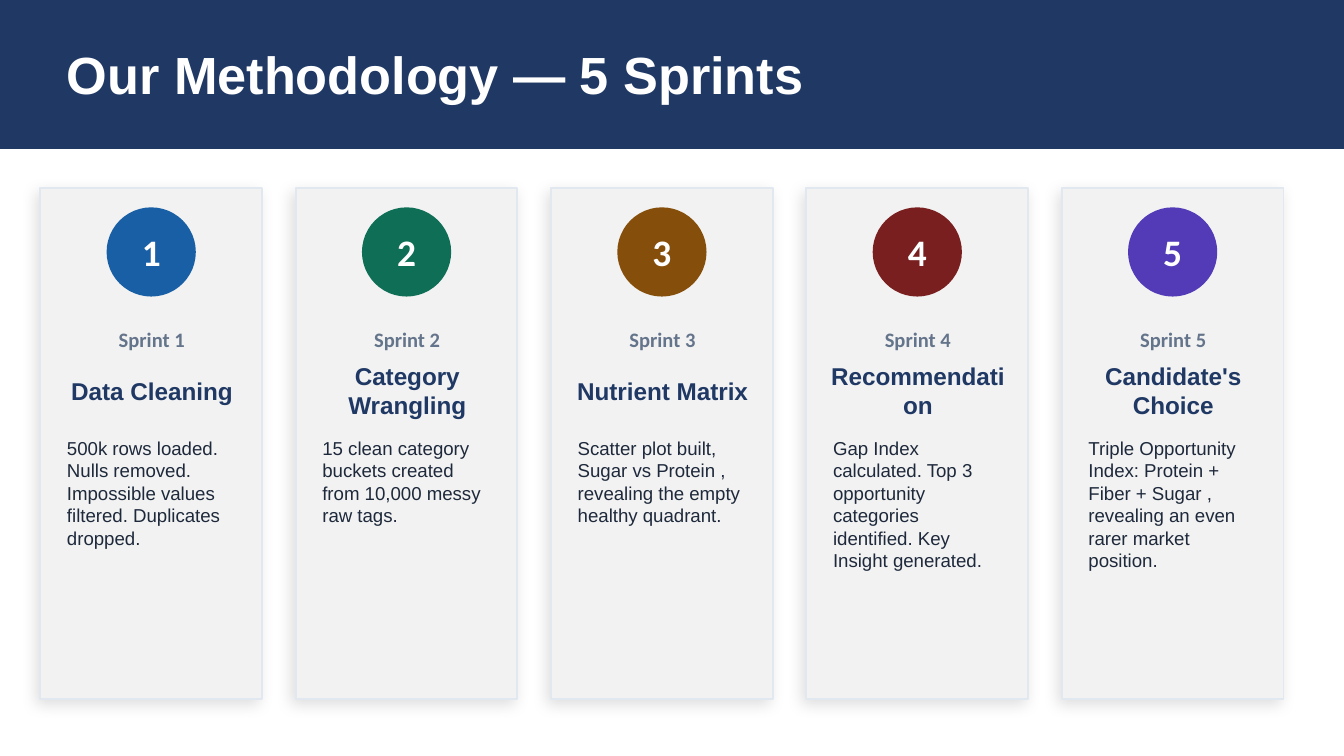
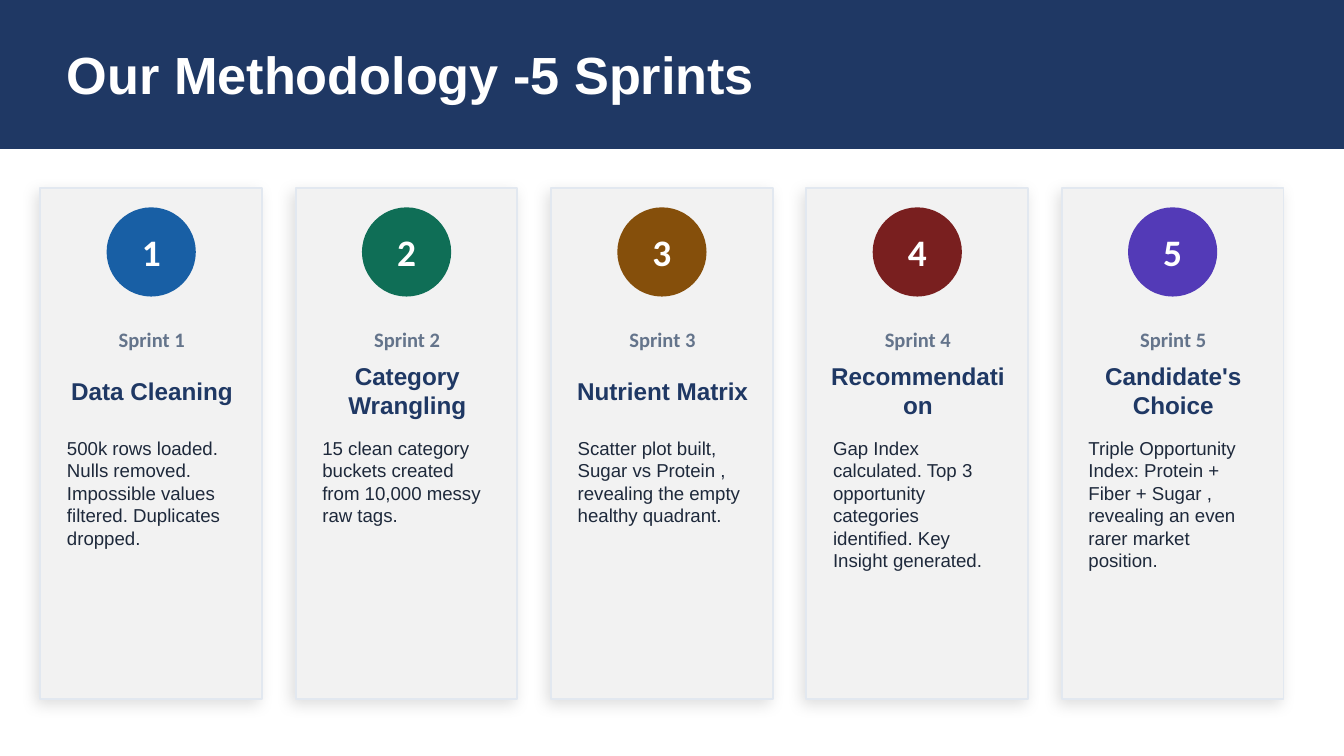
Before and after one commit to angela-tk20/The_Market_Gap_Analysis, a slide deck: slide 3 of Sugar_Trap_Presentation.pptx. Drawn at 1344x756 pixels with LibreOffice and Linux fonts; fonts in the diff are those of the drawing. Boxes give left, top, right and bottom in pixels: in the first picture for what was removed or moved away, otherwise in the second. Text is boxed around its words. In the diff, an @@ line names an element or a change of style, - is before the commit and + after.

Commit message:
update the details

```diff
--- a/Sugar_Trap_Presentation.pptx
+++ b/Sugar_Trap_Presentation.pptx
@@ text at (67,56,754,104): text changed @@
-Our Methodology — 5 Sprints
+Our Methodology -5 Sprints
```
